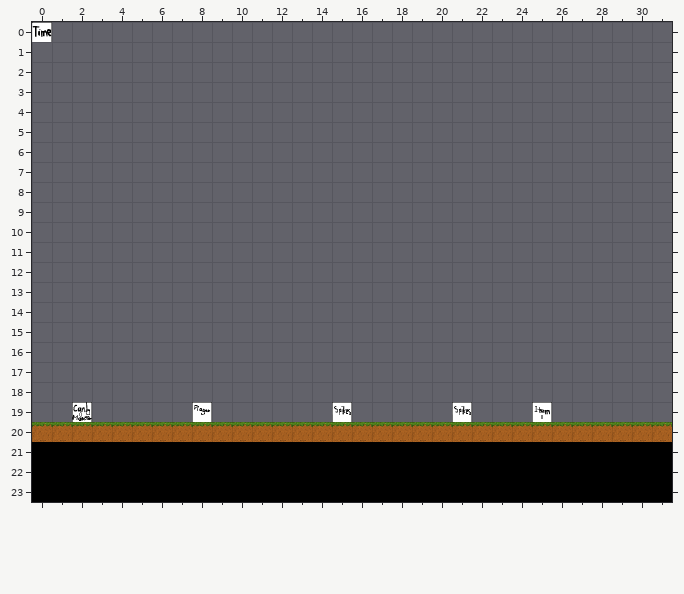
An edit to a level. Tiled map, levels/level1.1.tmx. Above: the version before the commit.
Cells are 32x32 px. Shown: x 0..31, y 0..23.
The same view after the edit:
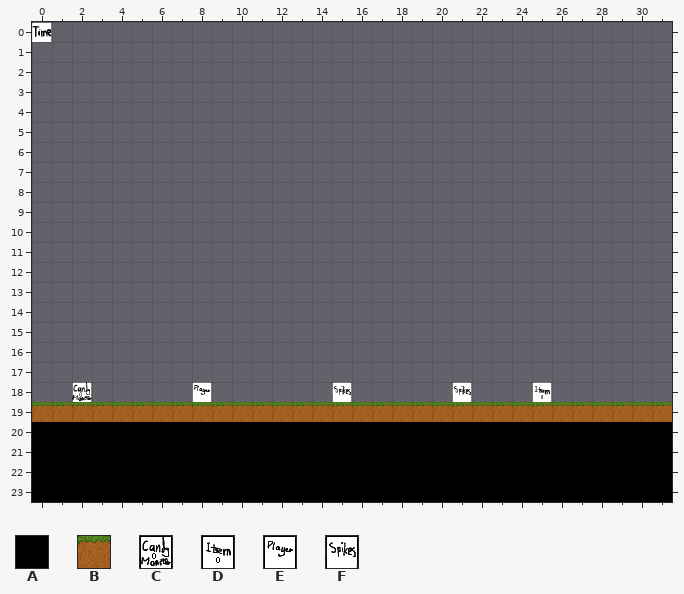
Key: from "nya rutor": A 2, B 15; from "position32x32": C 0, D 1, E 10, F 11.
_ is an empty cell, . an unchanged one.
Change:
--- layer "solids"
@@ x 0..31 @@
-19 ________________________________
-20 BBBBBBBBBBBBBBBBBBBBBBBBBBBBBBBB
+19 BBBBBBBBBBBBBBBBBBBBBBBBBBBBBBBB
+20 AAAAAAAAAAAAAAAAAAAAAAAAAAAAAAAA
--- layer "position"
@@ x 2..25 @@
-18 _....._......_....._..._
-19 C.....E......F.....F...D
+18 C.....E......F.....F...D
+19 _....._......_....._..._
Changed places in both pictures, as pixel boxes (x1, y1, x2, y2):
changed: (32, 382, 672, 442)
